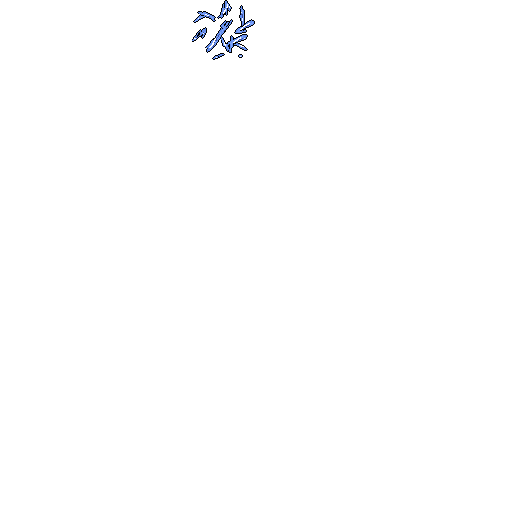
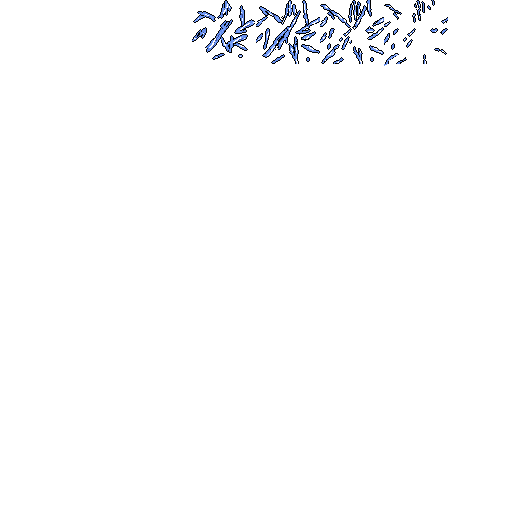
Layered file, before and after one edit (512 × 512). Changes by layer:
painted on "Layer" over [253, 0, 448, 66]
